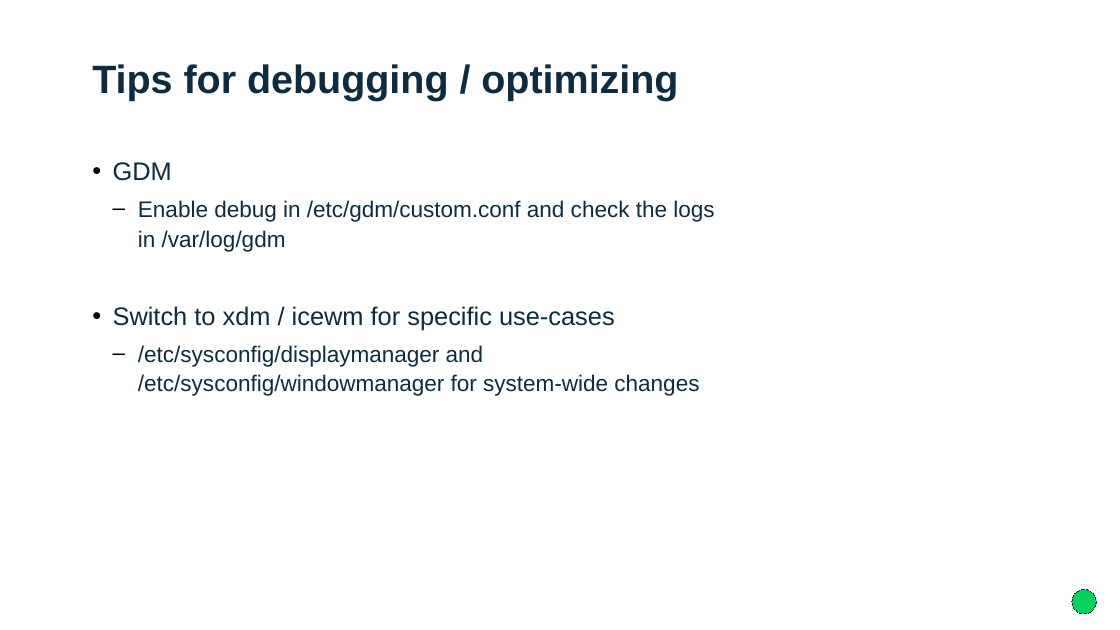
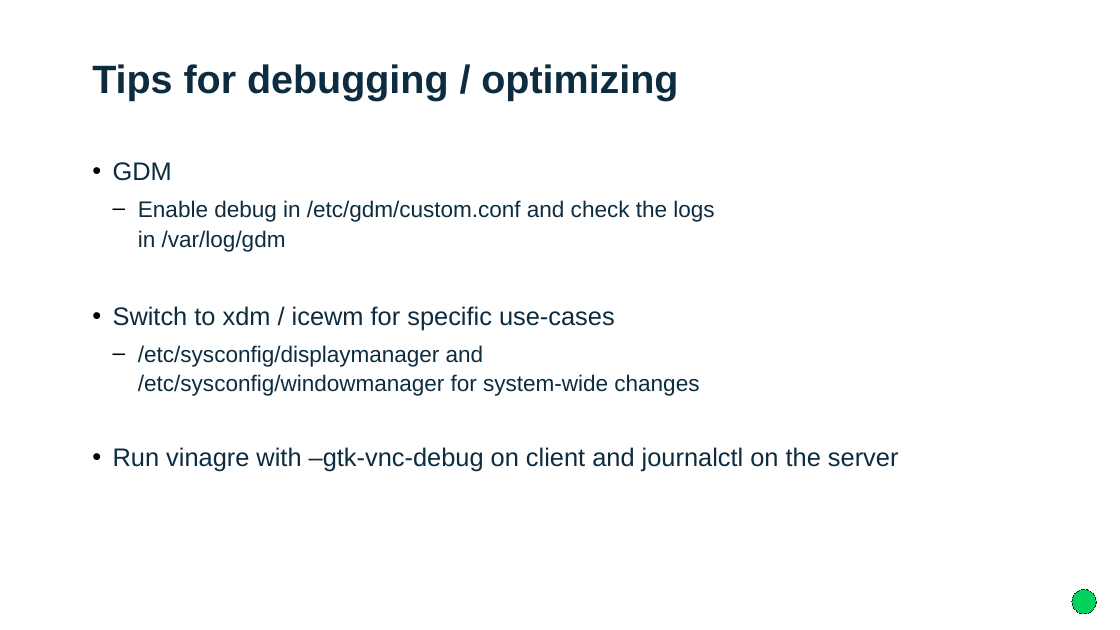
Before and after one commit to sreeves/presentation, a slide deck: slide 11 of SUSECON_2016_RemoteDesktop.odp. Drawn at 1120x630 pixels with LibreOffice and Linux fonts; fonts in the diff are those of the drawing; background and template pictures are left out. Boxes give left, top, right and bottom in pixels: in the first picture for what was removed or moved away, otherwise in the second. Text is boxed around its words. In the diff, an @@ line names an element or a change of style, - is before the commit and + after.

```diff
--- a/SUSECON_2016_RemoteDesktop.odp
+++ b/SUSECON_2016_RemoteDesktop.odp
@@ text at box(113, 447, 899, 472): paragraph added @@
+  • Run vinagre with –gtk-vnc-debug on client and journalctl on the server
```
Also in this commit, not shown: 1 other slide changed, 1 other file.
